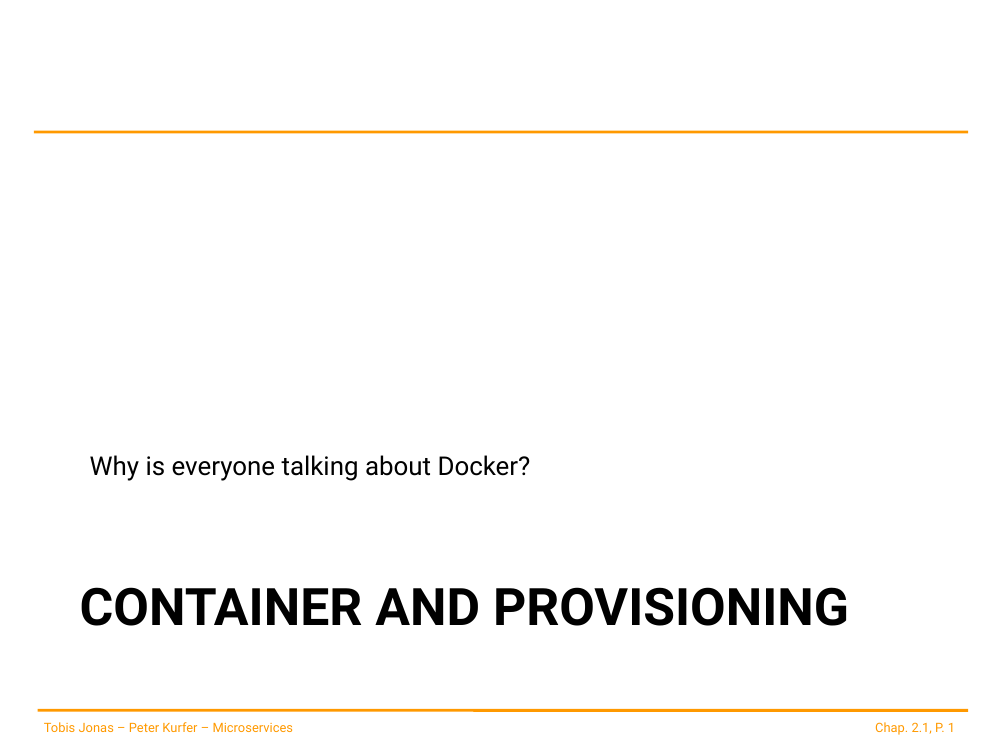
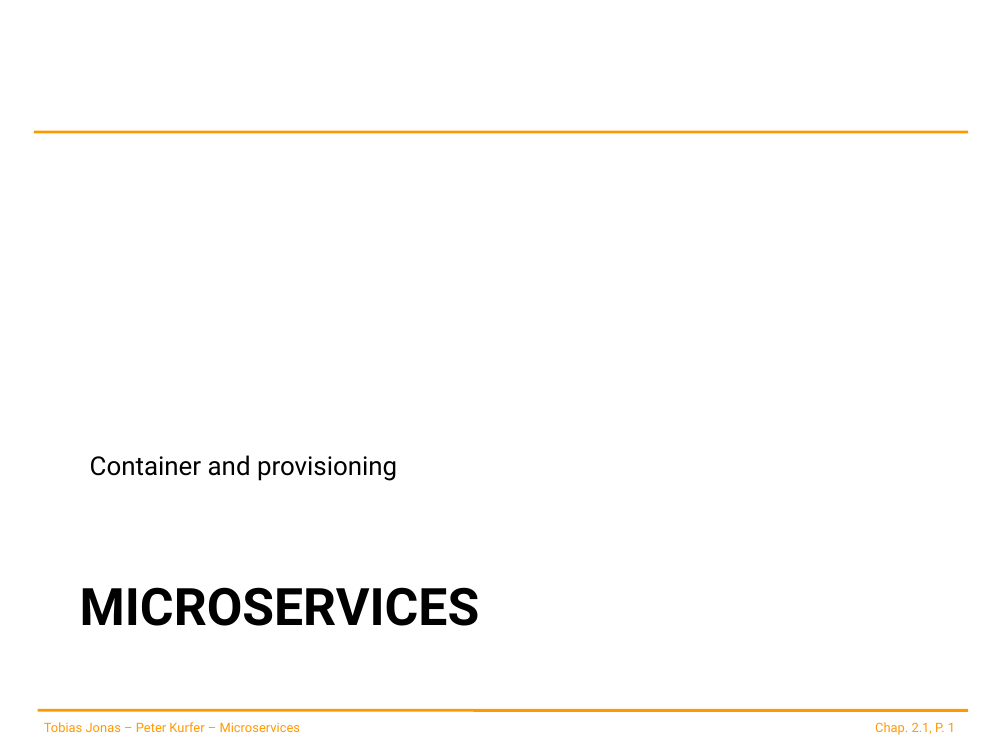
Before and after one commit to spoeck/Lectures, a slide deck: slide 1 of 02-Container-and-Provisioning/01-ContainerProvisioning.pptx. Drawn at 1008x756 pixels with LibreOffice and Linux fonts; fonts in the diff are those of the drawing; background and template pictures are left out. Boxes give left, top, right and bottom in pixels: in the first picture for what was removed or moved away, otherwise in the second. Text is boxed around its words. In the diff, an @@ line names an element or a change of style, - is before the commit and + after.

```diff
--- a/02-Container-and-Provisioning/01-ContainerProvisioning.pptx
+++ b/02-Container-and-Provisioning/01-ContainerProvisioning.pptx
@@ text at box(90, 455, 397, 481): text changed @@
-Why is everyone talking about Docker?
+Container and provisioning
@@ title at box(80, 587, 480, 626): text changed @@
-CONTAINER AND PROVISIONING
+MICROSERVICES
@@ text at box(44, 722, 301, 732): text changed @@
-Tobis Jonas – Peter Kurfer – Microservices
+Tobias Jonas – Peter Kurfer – Microservices
```
Also in this commit, not shown: 21 other slides changed, 5 other files.
